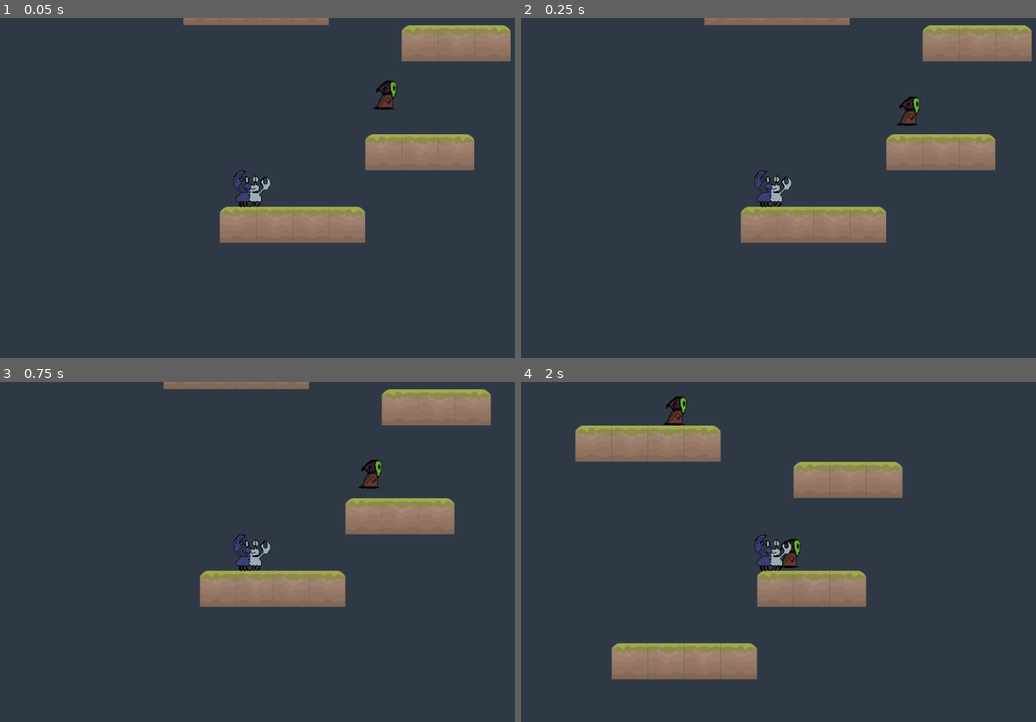
Above: before the commit, frames 1-4 (two rows, left to right).
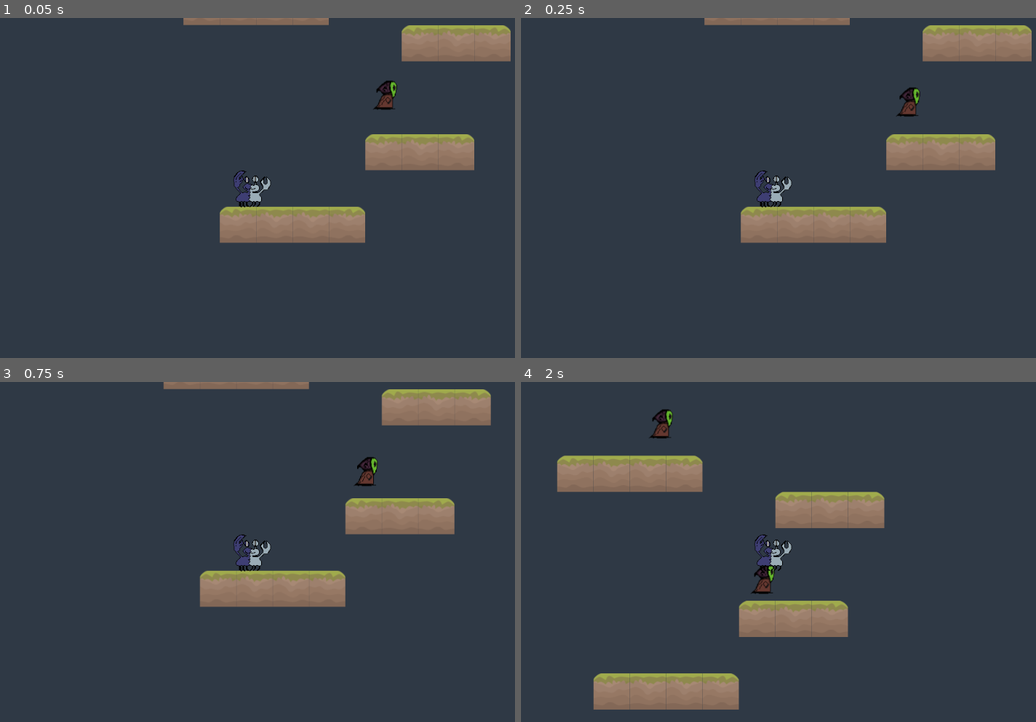
Above: after the commit, the same moments.

Repository: Alhrath/babelito
Game: Godot game, scene res://src/level/0.tscn
Same seed, same stepped clock (60 frames per second), same inputs: the game is played once before the commit and once after it.
Inputs:
- Up to frame 1 (0.05 s): no input
- Up to frame 2 (0.25 s): no input
- Up to frame 3 (0.75 s): hold Right (ui_right) from 0.53 s (still down)
- Up to frame 4 (2 s): keep holding Right (ui_right); tap Up (ui_up) at 0.77, 1.52 s

Frame 1 is identical in both runs. In frame 2, 0.3% of the frame differs, in the area x 72-78%, y 20-32%; in frame 3, 0.3%; in frame 4, 20%, in the area x 6-75%, y 4-97%.

Commit message:
Basic following

Diff:
--- a/Babelito/src/entity/enemy/death/death.gd
+++ b/Babelito/src/entity/enemy/death/death.gd
@@ -1,14 +1,26 @@
 extends "../enemy.gd"
 
+var hunting_table = []
 
 func _init():
 	jump_force = 150
 	acceleration = 25
 	ai_wait_time = 0.1
+	is_from_time_moon = true
 
 func ai_loop():
+	if hunting_table.empty():
+		idle()
+	else:
+		hunt_preys()
+
+func _on_vitalzone_body_entered(body):
+	if(body.is_from_time_moon == false):
+		if(!hunting_table.has(body)):
+			hunting_table.insert(body.name, body)
+
+func idle():
 	var ai_decision = randi()%3+1
-
 	match ai_decision:
 		1:
 			move_left()
@@ -16,3 +28,18 @@
 			move_right()
 		3:
 			jump()
+
+func hunt_preys():
+	if(hunting_table.size() == 1):
+		hunt_prey(hunting_table[0])
+	else:
+		jump()
+
+func hunt_prey(prey):
+	if(prey.global_position.y > global_position.y):
+		if (prey.global_position.x < global_position.x):
+			move_left()
+		else:
+			move_right()
+	else:
+		jump()
--- a/Babelito/src/entity/enemy/death/death.tscn
+++ b/Babelito/src/entity/enemy/death/death.tscn
@@ -1,10 +1,13 @@
-[gd_scene load_steps=4 format=2]
+[gd_scene load_steps=5 format=2]
 
 [ext_resource path="res://src/entity/enemy/death/death.png" type="Texture" id=1]
 [ext_resource path="res://src/entity/enemy/death/death.gd" type="Script" id=2]
 
 [sub_resource type="RectangleShape2D" id=1]
 extents = Vector2( 12.2492, 19.8393 )
+
+[sub_resource type="CircleShape2D" id=2]
+radius = 72.1825
 
 [node name="Death" type="KinematicBody2D"]
 script = ExtResource( 2 )
@@ -15,3 +18,10 @@
 [node name="CollisionShape2D" type="CollisionShape2D" parent="."]
 position = Vector2( -1.87289, 8.98985 )
 shape = SubResource( 1 )
+
+[node name="vitalzone" type="Area2D" parent="."]
+monitorable = false
+
+[node name="vi" type="CollisionShape2D" parent="vitalzone"]
+shape = SubResource( 2 )
+[connection signal="body_entered" from="vitalzone" to="." method="_on_vitalzone_body_entered"]
--- a/Babelito/src/entity/entity.gd
+++ b/Babelito/src/entity/entity.gd
@@ -8,6 +8,13 @@
 var deceleration = globals.DECELERATION
 
 var motion = Vector2()
+
+var is_from_earth = false
+var is_from_fire_moon = false
+var is_from_water_moon = false
+var is_from_earth_moon = false
+var is_from_lightning_moon = false
+var is_from_time_moon = false
 
 func _physics_process(delta):
 
--- a/Babelito/src/entity/player/player.gd
+++ b/Babelito/src/entity/player/player.gd
@@ -1,4 +1,7 @@
 extends "../entity.gd"
+
+func _init():
+	is_from_earth = true
 
 func _input(event):
 	if is_on_floor () and event.is_action_pressed("ui_up"):
